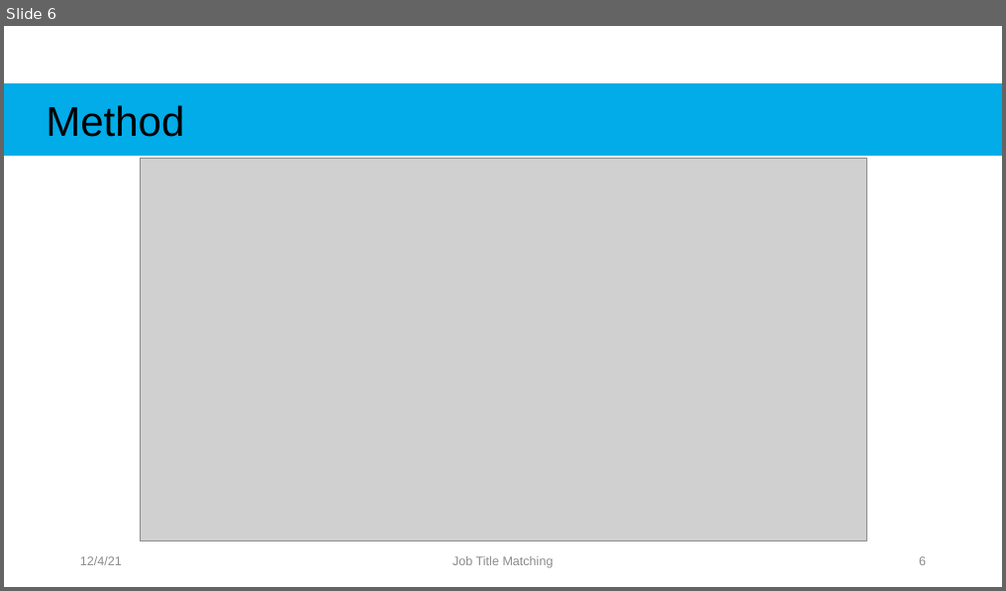
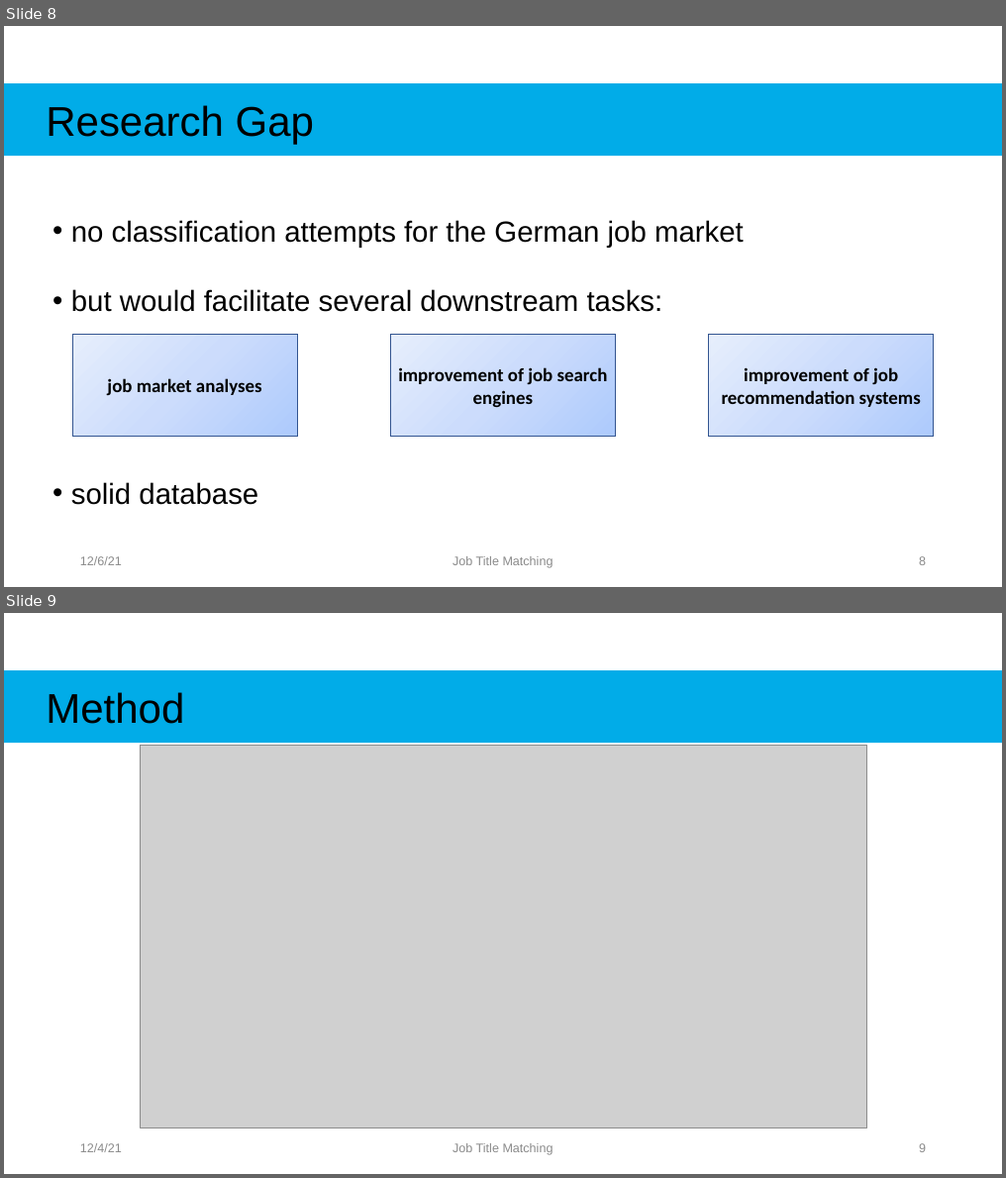
Before and after one commit to Rahkakavee/job-title-matching, a slide deck: presentation/Kolloquium.pptx. Shown one above the other, each under a label of ours: slide 6 before the commit, slides 8 and 9 after it. The pictures are 1006x591 and 1006x1178 pixels, drawn with LibreOffice and Linux fonts; fonts in the diff are those of the drawing; grey boxes stand for pictures. Boxes give left, top, right and bottom in pixels: in the first picture for what was removed or moved away, otherwise in the second. Text is boxed around its words. In the diff, an @@ line names an element or a change of style, - is before the commit and + after.

```diff
--- a/presentation/Kolloquium.pptx
+++ b/presentation/Kolloquium.pptx
@@ slide 8 added at (x1=4, y1=26, x2=1002, y2=587), background #FFFFFF @@
@@ rectangle added at (x1=4, y1=83, x2=1002, y2=157), fill #01ACE8, 40 pt, text #000000 @@
+Research Gap
@@ text added at (x1=71, y1=220, x2=744, y2=505), 28 pt, text #000000 @@
+• no classification attempts for the German job market
+• but would facilitate several downstream tasks:
+• solid database
@@ rectangle added at (x1=73, y1=335, x2=297, y2=437), fill gradient #AECAFC to #CCDDFD to #E6EEFD, outline #325491 1 pt, 18 pt, text #000000, bold @@
+job market analyses
@@ rectangle added at (x1=391, y1=335, x2=616, y2=437), fill gradient #AECAFC to #CCDDFD to #E6EEFD, outline #325491 1 pt, 18 pt, text #000000, bold @@
+improvement of job search engines
@@ rectangle added at (x1=709, y1=335, x2=934, y2=437), fill gradient #AECAFC to #CCDDFD to #E6EEFD, outline #325491 1 pt, 18 pt, text #000000, bold @@
+improvement of job recommendation systems
@@ text added at (x1=80, y1=557, x2=122, y2=566), 12 pt, text #8C8C8C @@
+12/6/21
@@ text added at (x1=452, y1=557, x2=553, y2=569), 12 pt, text #8C8C8C @@
+Job Title Matching
@@ page number added at (x1=919, y1=557, x2=926, y2=566), 12 pt, text #8C8C8C @@
+8
@@ what was slide 6 is now slide 9 @@
```
Also in this commit, not shown: 11 slides changed, 4 other slides added.
